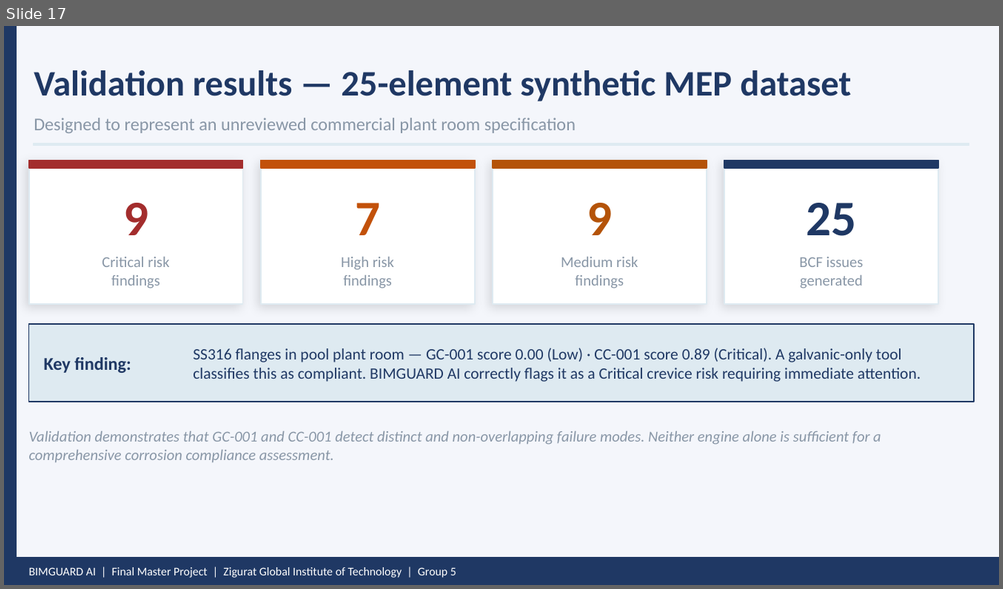
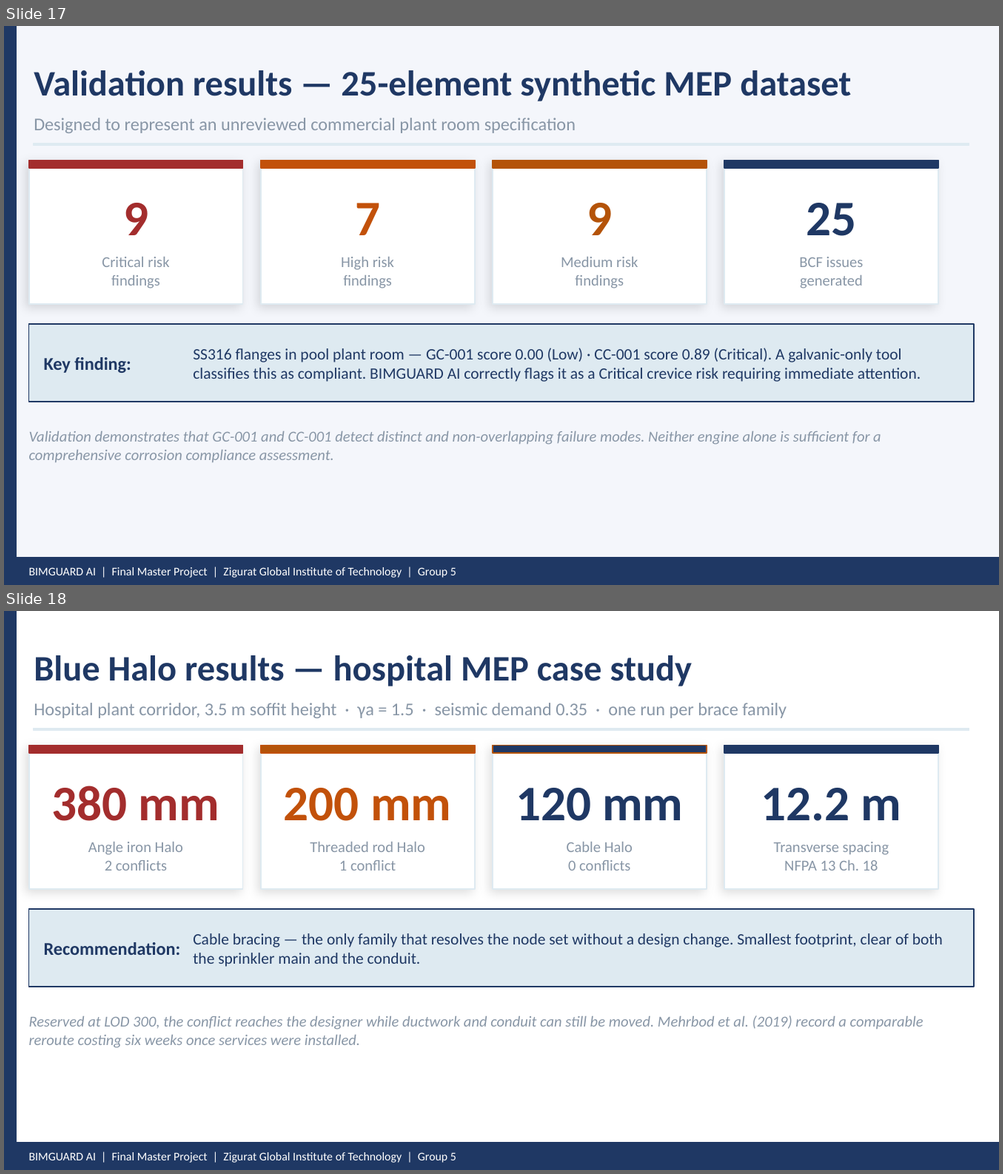
Before and after one commit to maicen/bim-guard, a slide deck: docs/Presentation-2026-May/BIMGUARD_AI_FMP_Presentation.pptx. Shown one above the other, each under a label of ours: slide 17 before the commit, slides 17 and 18 after it. The pictures are 1003x589 and 1003x1174 pixels, drawn with LibreOffice and Linux fonts; fonts in the diff are those of the drawing. Boxes give left, top, right and bottom in pixels: in the first picture for what was removed or moved away, otherwise in the second. Text is boxed around its words. In the diff, an @@ line names an element or a change of style, - is before the commit and + after.

Commit message:
Add Blue Halo presentation slide

```diff
--- a/docs/Presentation-2026-May/BIMGUARD_AI_FMP_Presentation.pptx
+++ b/docs/Presentation-2026-May/BIMGUARD_AI_FMP_Presentation.pptx
@@ slide 18 added at bbox=[4, 611, 999, 1170], background #FFFFFF @@
@@ rectangle added at bbox=[4, 611, 16, 1170], fill #1F3864, outline #1F3864 1 pt @@
@@ text added at bbox=[34, 655, 692, 686], 26 pt, text #1F3864, bold @@
+Blue Halo results — hospital MEP case study
@@ text added at bbox=[34, 703, 786, 718], 13 pt, text #8896A6 @@
+Hospital plant corridor, 3.5 m soffit height · γa = 1.5 · seismic demand 0.35 · one run per brace family
@@ rectangle added at bbox=[34, 729, 969, 730], fill #DEEAF1, outline #DEEAF1 1 pt @@
@@ rectangle added at bbox=[29, 745, 243, 889], fill #FFFFFF, outline #DEEAF1 1 pt @@
@@ rectangle added at bbox=[29, 745, 243, 753], fill #A32D2D, outline #A32D2D 1 pt @@
@@ rectangle added at bbox=[261, 745, 475, 889], fill #FFFFFF, outline #DEEAF1 1 pt @@
@@ rectangle added at bbox=[261, 745, 475, 753], fill #B45309, outline #C2510A 1 pt @@
@@ rectangle added at bbox=[492, 745, 706, 889], fill #FFFFFF, outline #DEEAF1 1 pt @@
@@ rectangle added at bbox=[492, 745, 706, 753], fill #1F3864, outline #B45309 1 pt @@
@@ rectangle added at bbox=[724, 745, 938, 889], fill #FFFFFF, outline #DEEAF1 1 pt @@
@@ rectangle added at bbox=[724, 745, 938, 753], fill #1F3864, outline #1F3864 1 pt @@
@@ text added at bbox=[52, 786, 219, 821], 36 pt, text #A32D2D, bold @@
+380 mm
@@ text added at bbox=[284, 788, 451, 821], 36 pt, text #C2510A, bold @@
+200 mm
@@ text added at bbox=[515, 788, 683, 821], 36 pt, text #1F3864, bold @@
+120 mm
@@ text added at bbox=[761, 788, 902, 821], 36 pt, text #1F3864, bold @@
+12.2 m
@@ text added at bbox=[88, 842, 183, 871], 11 pt, text #8896A6 @@
+Angle iron Halo
+2 conflicts
@@ text added at bbox=[310, 842, 425, 871], 11 pt, text #8896A6 @@
+Threaded rod Halo
+1 conflict
@@ text added at bbox=[566, 842, 632, 871], 11 pt, text #8896A6 @@
+Cable Halo
+0 conflicts
@@ text added at bbox=[774, 842, 889, 871], 11 pt, text #8896A6 @@
+Transverse spacing
+NFPA 13 Ch. 18
@@ rectangle added at bbox=[29, 909, 973, 987], fill #DEEAF1, outline #1F3864 1 pt @@
@@ text added at bbox=[44, 943, 181, 955], 13 pt, text #1F3864, bold @@
+Recommendation:
@@ text added at bbox=[193, 934, 942, 967], 11.5 pt, text #1F3864 @@
+Cable bracing — the only family that resolves the node set without a design change. Smallest footprint, clear of both the sprinkler main and the conduit.
@@ text added at bbox=[29, 1016, 923, 1048], 11 pt, text #8896A6, italic @@
+Reserved at LOD 300, the conflict reaches the designer while ductwork and conduit can still be moved. Mehrbod et al. (2019) record a comparable reroute costing six weeks once services were installed.
@@ rectangle added at bbox=[4, 1143, 999, 1170], fill #1F3864, outline #1F3864 1 pt @@
@@ text added at bbox=[29, 1153, 456, 1163], 8.5 pt, text #FFFFFF @@
+BIMGUARD AI | Final Master Project | Zigurat Global Institute of Technology | Group 5
```
